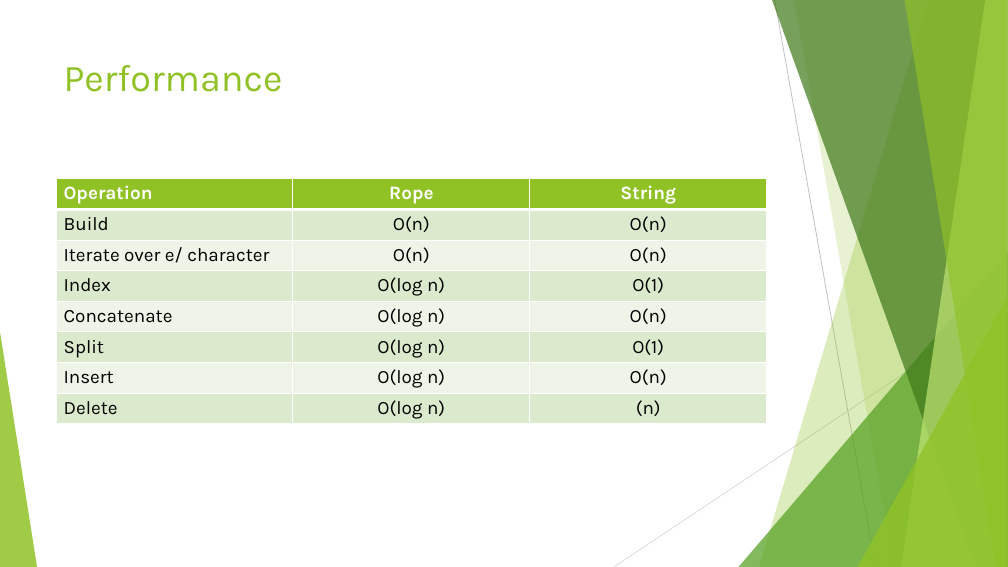
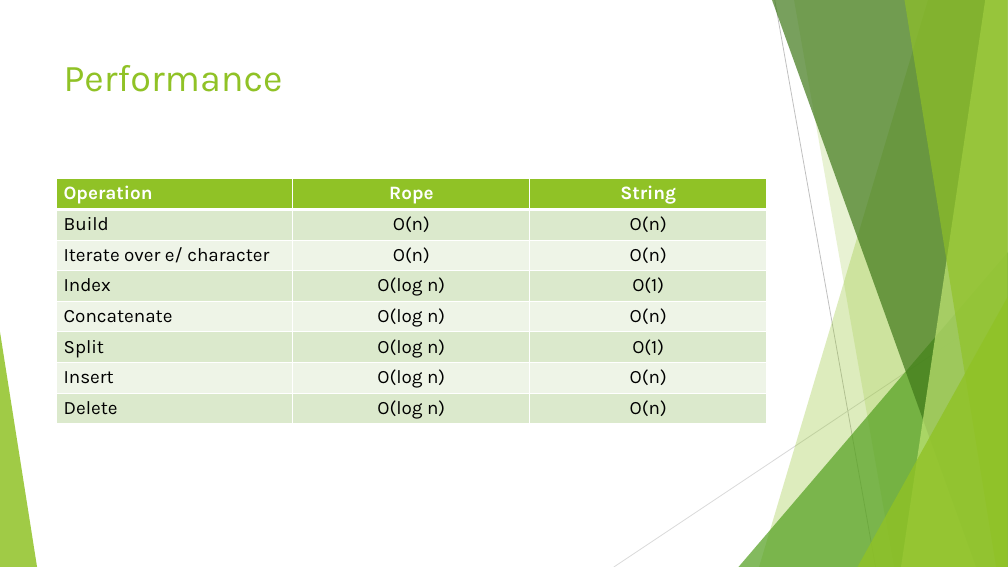
Before and after one commit to nbelliot/comp401, a slide deck: slide 9 of presentation1/Exercises.pptx. Drawn at 1008x567 pixels with LibreOffice and Linux fonts; fonts in the diff are those of the drawing. Boxes give left, top, right and bottom in pixels: in the first picture for what was removed or moved away, otherwise in the second. Text is boxed around its words. In the diff, an @@ line names an element or a change of style, - is before the commit and + after.

```diff
--- a/presentation1/Exercises.pptx
+++ b/presentation1/Exercises.pptx
@@ table at (56,178,766,423) @@
-row 8, column 3: (n)
+row 8, column 3: O(n)
```
Also in this commit, not shown: 1 other slide changed, 1 other file.
